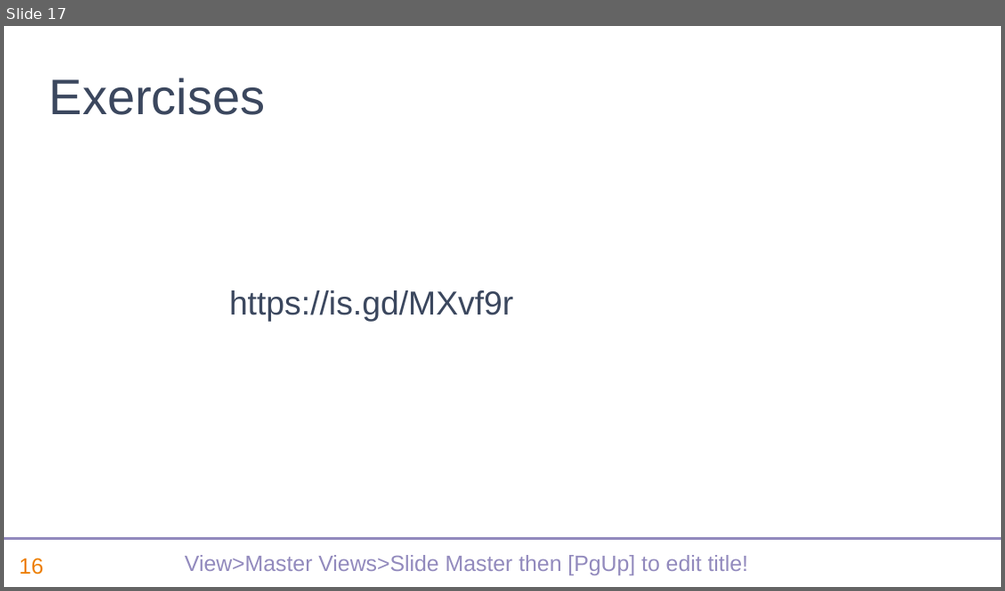
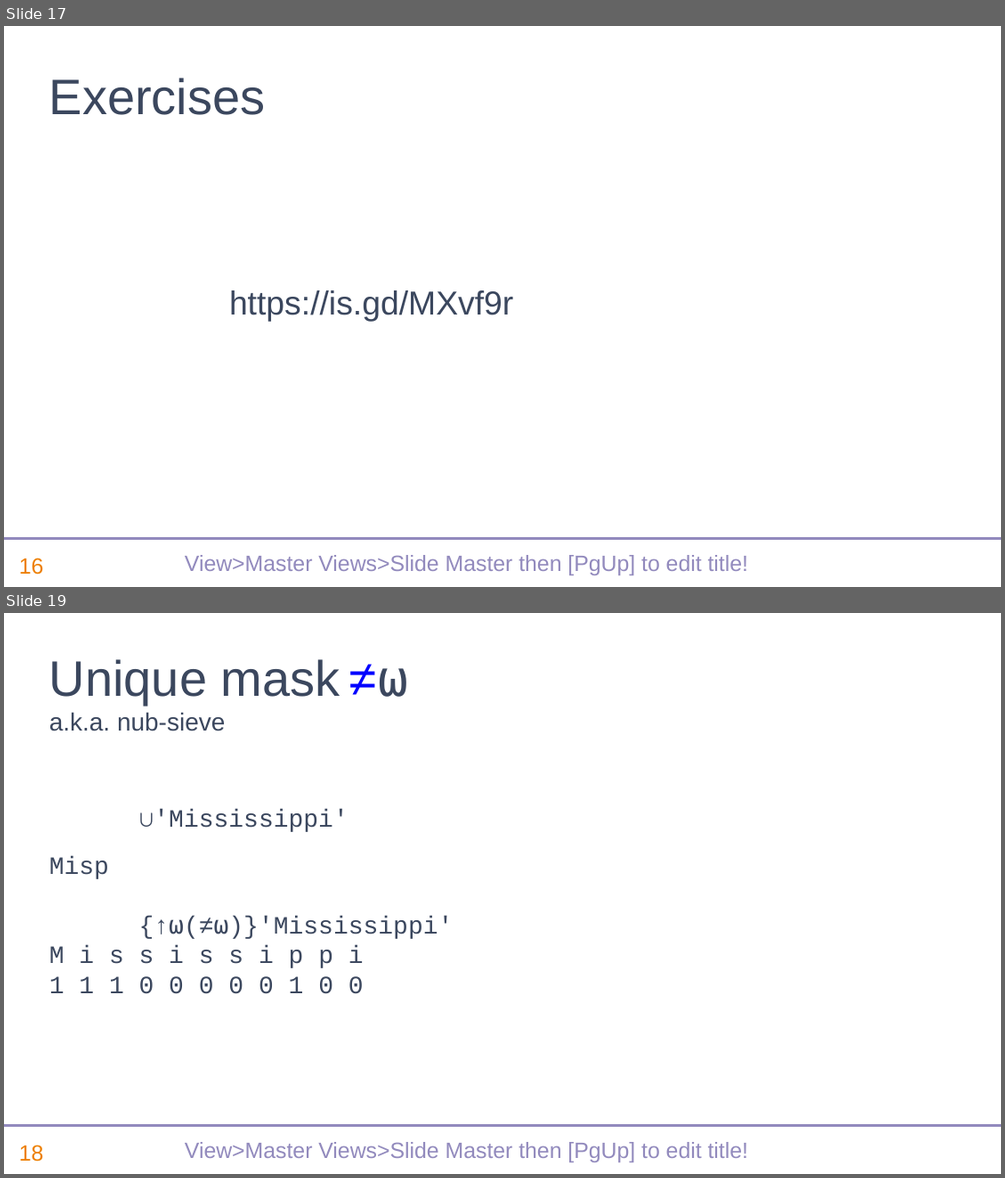
Before and after one commit to dyalog-training/2022-SP1, a slide deck: sp1-recent-features-dyalog.pptx. Shown one above the other, each under a label of ours: slide 17 before the commit, slides 17 and 19 after it; the slides between them are not shown. The pictures are 1005x591 and 1005x1178 pixels, drawn with LibreOffice and Linux fonts; fonts in the diff are those of the drawing; background and template pictures are left out. Boxes give left, top, right and bottom in pixels: in the first picture for what was removed or moved away, otherwise in the second. Text is boxed around its words. In the diff, an @@ line names an element or a change of style, - is before the commit and + after.

```diff
--- a/sp1-recent-features-dyalog.pptx
+++ b/sp1-recent-features-dyalog.pptx
@@ slide 19 added at bbox=[4, 613, 1001, 1174], background #FFFFFF; not listed: 3 template elements that a slide beside it also shows @@
@@ title added at bbox=[49, 659, 340, 731], 18 pt, text #3B475E @@
+Unique mask ≠⍵
+a.k.a. nub-sieve
@@ text added at bbox=[49, 809, 453, 994], 18 pt, text #3B475E @@
+∪'Mississippi'
+Misp
+{↑⍵(≠⍵)}'Mississippi'
+M i s s i s s i p p i
+1 1 1 0 0 0 0 0 1 0 0
```
Also in this commit, not shown: 19 other slides added.
